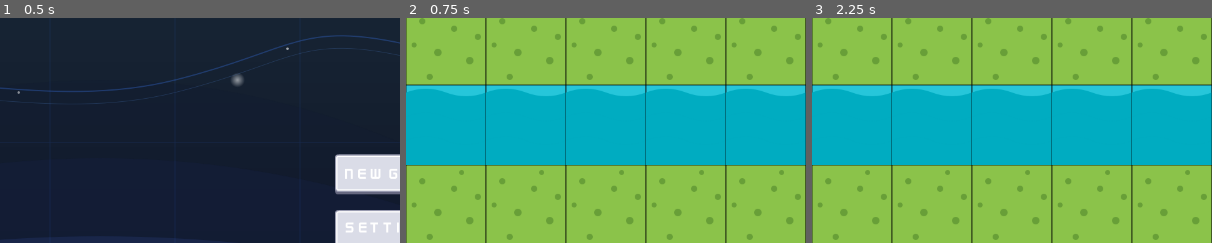
Above: before the commit, frames 1-3 (left to right).
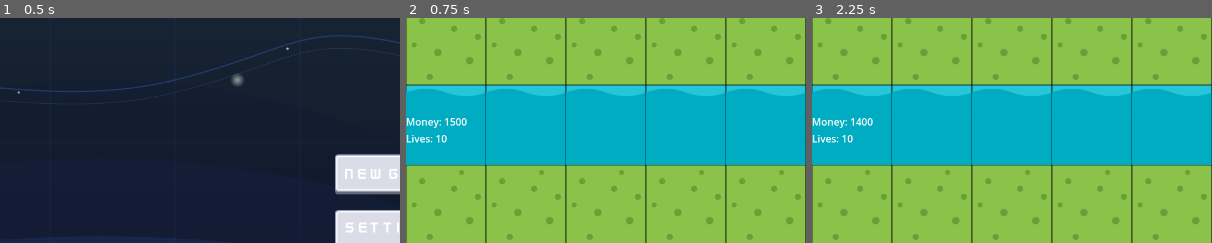
Above: after the commit, the same moments.

Repository: Kotowskey/tower-defense
Game: Godot game, scene res://scenes/scene_handler.tscn
Two runs of this game, one before a commit and one after it. Both use one fixed random seed, a clock stepped at 60 frames per second and the inputs below.
Inputs (mouse positions are % of the whole screen's width and height, from its top left):
- Up to frame 1 (0.5 s): no input
- Up to frame 2 (0.75 s): click "NEW GAME" at 0.5 s
- Up to frame 3 (2.25 s): click (96, 44) at 1.25 s; click (96, 56) at 2 s
The pictures show only the part of the screen within x 0-50%, y 3-53%; the shares and areas given below are measured in that part.

Frame 1 is identical in both runs. In frame 2, 0.5% of the frame differs, in the area x 0-16%, y 44-56%; in frame 3, 0.5%.

Commit message:
fixed ui position when playing changing resolution

Diff:
--- a/scenes/game_scene.tscn
+++ b/scenes/game_scene.tscn
@@ -2,10 +2,10 @@
 
 [ext_resource type="Script" uid="uid://cpxycdxkpcq5w" path="res://scripts/game_scene.gd" id="1_a5vh6"]
 [ext_resource type="PackedScene" uid="uid://cah106dou6wt3" path="res://scenes/map.tscn" id="1_e6pvo"]
-[ext_resource type="Texture2D" uid="uid://cm00t2us2nyo7" path="res://assets/menu/kenny/button_square_depth_flat.png" id="2_6s7g6"]
-[ext_resource type="Texture2D" uid="uid://wahkuvvwnoe2" path="res://assets/menu/kenny/button_square_depth_gradient.png" id="3_dp1g0"]
+[ext_resource type="Texture2D" uid="uid://cm00t2us2nyo7" path="res://assets/ui/kenny/button_square_depth_flat.png" id="2_6s7g6"]
+[ext_resource type="Texture2D" uid="uid://wahkuvvwnoe2" path="res://assets/ui/kenny/button_square_depth_gradient.png" id="3_dp1g0"]
 [ext_resource type="Texture2D" uid="uid://cptrtmn7ona11" path="res://assets/towers/basic-tower-top.svg" id="4_rxgyj"]
-[ext_resource type="FontFile" uid="uid://bg017qo6vfy7p" path="res://assets/menu/kenny/fonts/Kenney Future Narrow.ttf" id="6_rurhu"]
+[ext_resource type="FontFile" uid="uid://bg017qo6vfy7p" path="res://assets/ui/kenny/fonts/Kenney Future Narrow.ttf" id="6_rurhu"]
 
 [node name="GameScene" type="Node2D"]
 script = ExtResource("1_a5vh6")
@@ -26,6 +26,7 @@
 
 [node name="BuildUI" type="VBoxContainer" parent="UI/HUD"]
 custom_minimum_size = Vector2(100, 400)
+layout_direction = 1
 layout_mode = 1
 anchors_preset = 6
 anchor_left = 1.0
@@ -85,18 +86,10 @@
 
 [node name="UserUI" type="VBoxContainer" parent="UI/HUD"]
 custom_minimum_size = Vector2(100, 400)
-layout_mode = 1
-anchors_preset = 6
-anchor_left = 1.0
-anchor_top = 0.5
-anchor_right = 1.0
-anchor_bottom = 0.5
-offset_left = -1921.0
-offset_top = -540.0
-offset_right = -1821.0
-offset_bottom = -140.0
-grow_horizontal = 0
-grow_vertical = 2
+layout_direction = 1
+layout_mode = 0
+offset_right = 100.0
+offset_bottom = 400.0
 alignment = 1
 
 [node name="MoneyLabel" type="Label" parent="UI/HUD/UserUI"]
--- a/scenes/menu.tscn
+++ b/scenes/menu.tscn
@@ -1,9 +1,9 @@
 [gd_scene load_steps=5 format=3 uid="uid://bmqwnoeo23mwx"]
 
 [ext_resource type="Texture2D" uid="uid://o606x6btsxvb" path="res://assets/menu/godot-menu-background.svg" id="1_p5q33"]
-[ext_resource type="Texture2D" uid="uid://b4c66sov7o72l" path="res://assets/menu/kenny/button_rectangle_depth_flat.png" id="2_wlxha"]
-[ext_resource type="Texture2D" uid="uid://c4etfg62owyda" path="res://assets/menu/kenny/button_rectangle_depth_gradient.png" id="3_eq5so"]
-[ext_resource type="FontFile" uid="uid://bg017qo6vfy7p" path="res://assets/menu/kenny/fonts/Kenney Future Narrow.ttf" id="4_xy0mx"]
+[ext_resource type="Texture2D" uid="uid://b4c66sov7o72l" path="res://assets/ui/kenny/button_rectangle_depth_flat.png" id="2_wlxha"]
+[ext_resource type="Texture2D" uid="uid://c4etfg62owyda" path="res://assets/ui/kenny/button_rectangle_depth_gradient.png" id="3_eq5so"]
+[ext_resource type="FontFile" uid="uid://bg017qo6vfy7p" path="res://assets/ui/kenny/fonts/Kenney Future Narrow.ttf" id="4_xy0mx"]
 
 [node name="Menu" type="Control"]
 layout_mode = 3
Not shown, removed: assets/menu/kenny/arrow_basic_e.png.import
Not shown, removed: assets/menu/kenny/arrow_basic_e_small.png.import
Not shown, removed: assets/menu/kenny/arrow_basic_n.png.import
Not shown, removed: assets/menu/kenny/arrow_basic_n_small.png.import
Not shown, removed: assets/menu/kenny/arrow_basic_s.png.import
Not shown, removed: assets/menu/kenny/arrow_basic_s_small.png.import
Not shown, removed: assets/menu/kenny/arrow_basic_w.png.import
Not shown, removed: assets/menu/kenny/arrow_basic_w_small.png.import
Not shown, removed: assets/menu/kenny/arrow_decorative_e.png.import
Not shown, removed: assets/menu/kenny/arrow_decorative_e_small.png.import
Not shown, removed: assets/menu/kenny/arrow_decorative_n.png.import
Not shown, removed: assets/menu/kenny/arrow_decorative_n_small.png.import
(and 240 more such lines)
